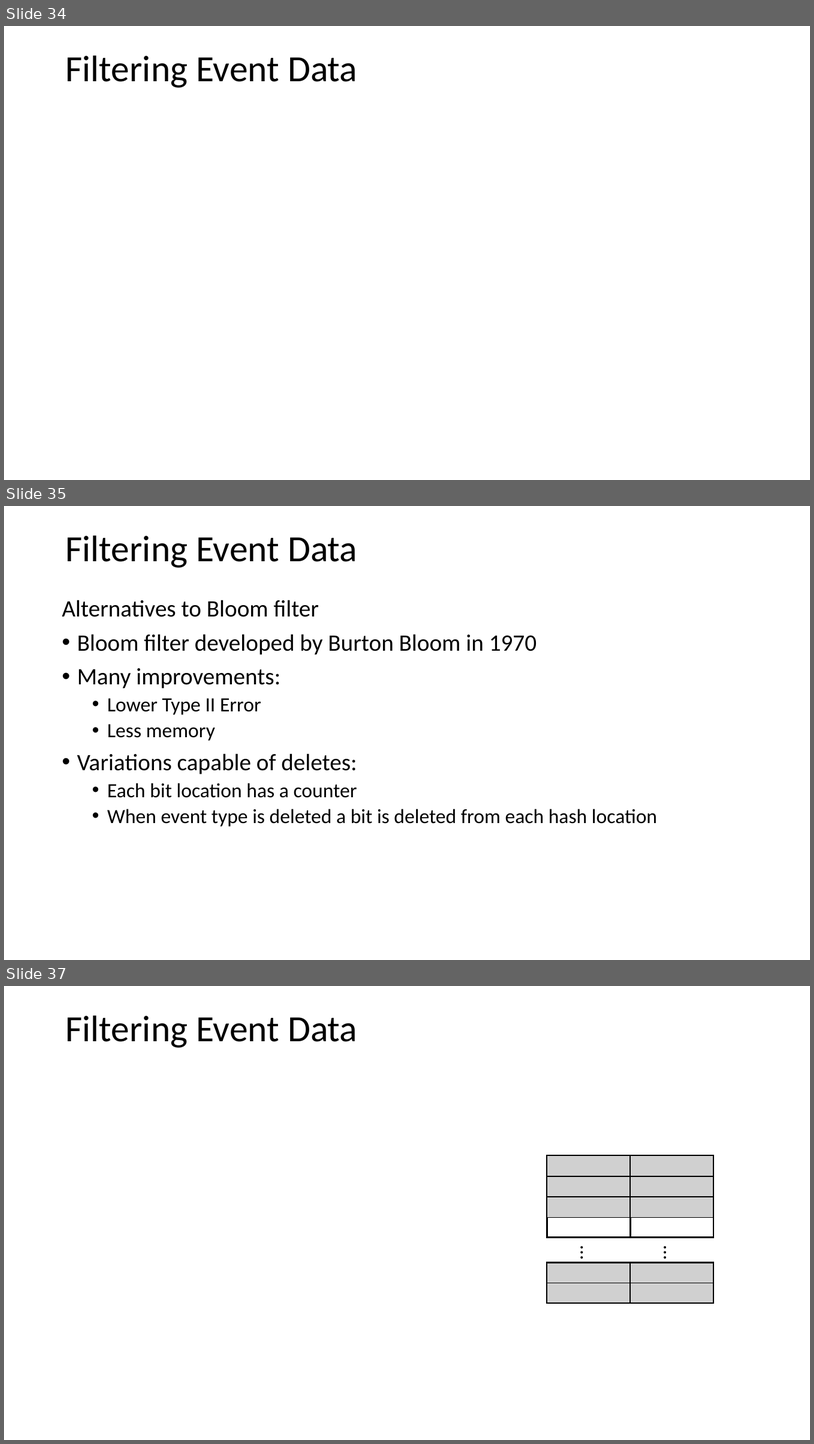
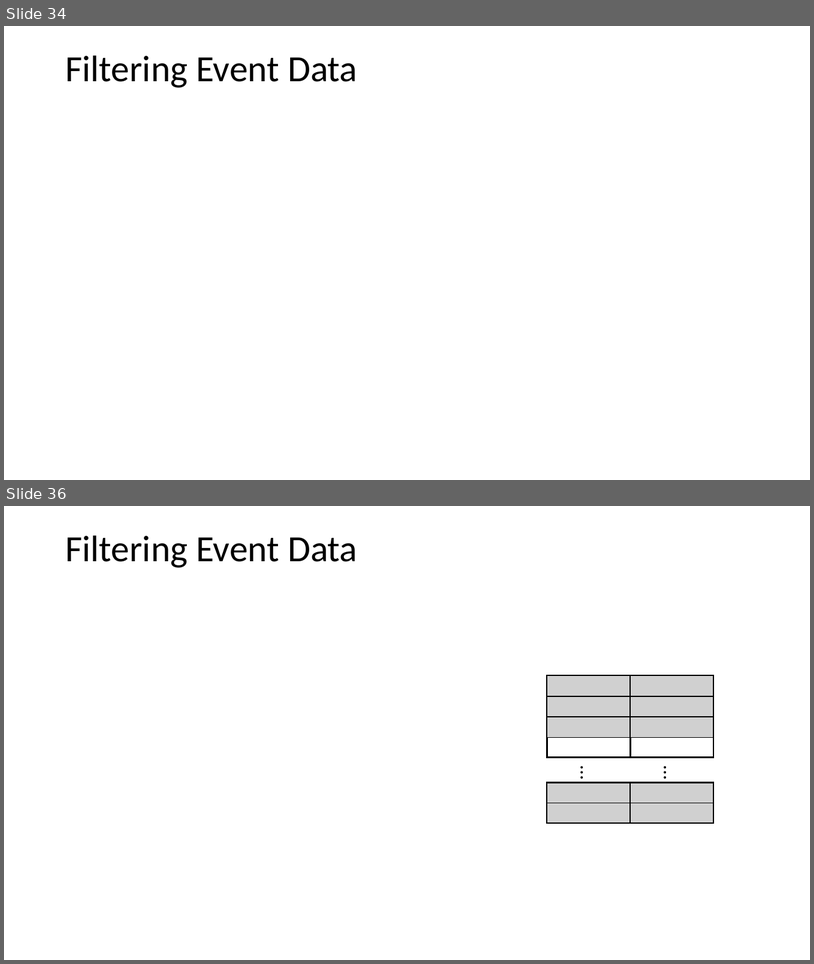
Before and after one commit to StephenElston/CSCI-E-108, a slide deck: slides/3_StreamingAnalytics.pptx. Shown one above the other, each under a label of ours: slides 34, 35 and 37 before the commit, slides 34 and 36 after it; the slides between them are not shown. The pictures are 814x1444 and 814x964 pixels, drawn with LibreOffice and Linux fonts; fonts in the diff are those of the drawing; grey boxes stand for pictures. Boxes give left, top, right and bottom in pixels: in the first picture for what was removed or moved away, otherwise in the second. Text is boxed around its words. In the diff, an @@ line names an element or a change of style, - is before the commit and + after.

Commit message:
Corrected typos and fixed annimation errors

```diff
--- a/slides/3_StreamingAnalytics.pptx
+++ b/slides/3_StreamingAnalytics.pptx
@@ slide 35 removed at (4,506,810,960), background #FFFFFF @@
@@ text removed at (65,535,357,568) @@
-Filtering Event Data
@@ text removed at (62,600,657,826) @@
-Alternatives to Bloom filter
-• Bloom filter developed by Burton Bloom in 1970
-• Many improvements:
-  • Lower Type II Error
-  • Less memory
-• Variations capable of deletes:
-  • Each bit location has a counter
-  • When event type is deleted a bit is deleted from each hash location
@@ what was slide 37 is now slide 36 @@
```
Also in this commit, not shown: 10 slides changed.
